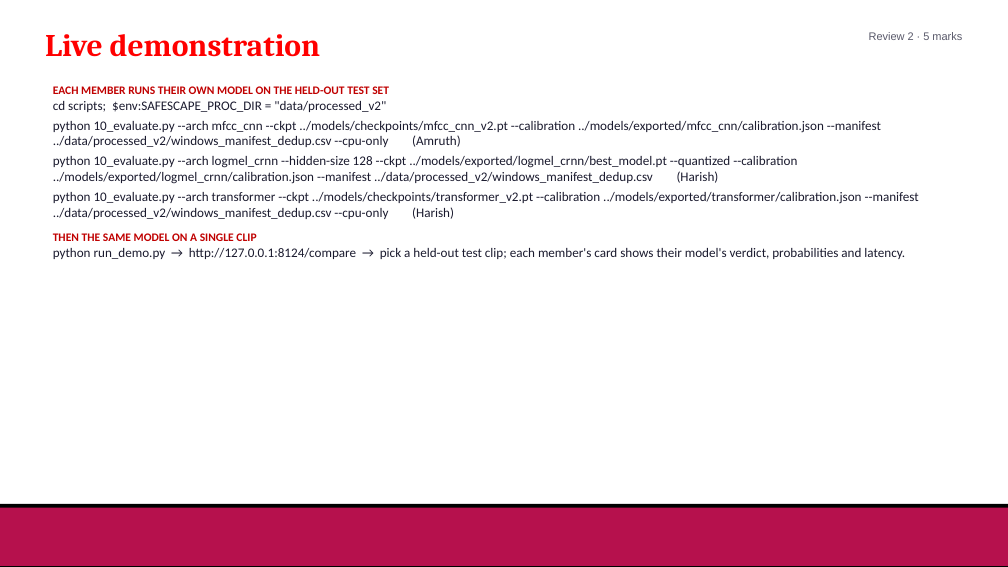
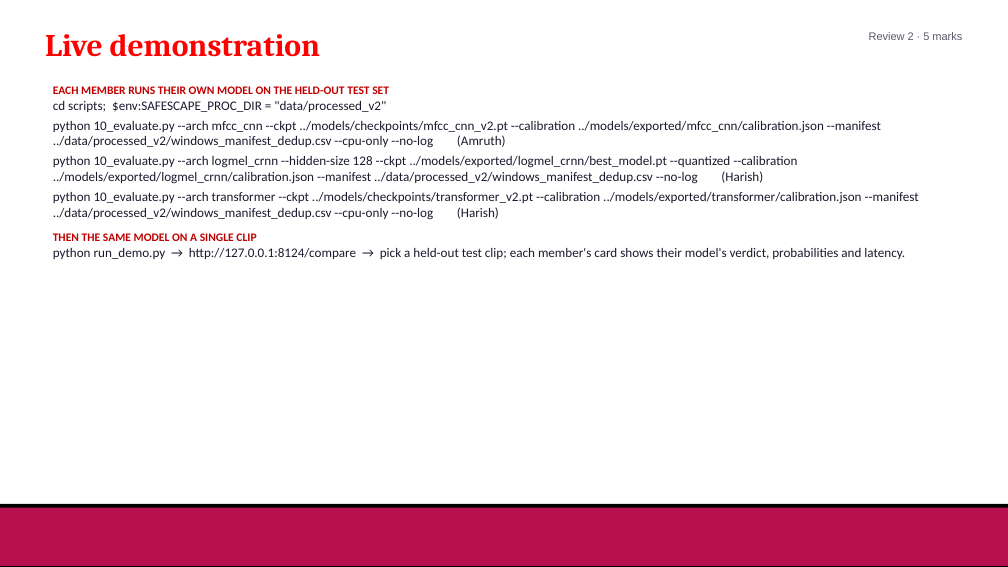
Before and after one commit to Hash-486/SafeScape, a slide deck: slide 12 of docs/Review2/SafeScape_Review2.pptx. Drawn at 1008x567 pixels with LibreOffice and Linux fonts; fonts in the diff are those of the drawing; background and template pictures are left out. Boxes give left, top, right and bottom in pixels: in the first picture for what was removed or moved away, otherwise in the second. Text is boxed around its words. In the diff, an @@ line names an element or a change of style, - is before the commit and + after.

```diff
--- a/docs/Review2/SafeScape_Review2.pptx
+++ b/docs/Review2/SafeScape_Review2.pptx
@@ text at (x1=53, y1=121, x2=919, y2=220): text changed @@
-python 10_evaluate.py --arch mfcc_cnn --ckpt ../models/checkpoints/mfcc_cnn_v2.pt --calibration ../models/exported/mfcc_cnn/calibration.json --manifest ../data/processed_v2/windows_manifest_dedup.csv --cpu-only (Amruth)
-python 10_evaluate.py --arch logmel_crnn --hidden-size 128 --ckpt ../models/exported/logmel_crnn/best_model.pt --quantized --calibration ../models/exported/logmel_crnn/calibration.json --manifest ../data/processed_v2/windows_manifest_dedup.csv (Harish)
-python 10_evaluate.py --arch transformer --ckpt ../models/checkpoints/transformer_v2.pt --calibration ../models/exported/transformer/calibration.json --manifest ../data/processed_v2/windows_manifest_dedup.csv --cpu-only (Harish)
+python 10_evaluate.py --arch mfcc_cnn --ckpt ../models/checkpoints/mfcc_cnn_v2.pt --calibration ../models/exported/mfcc_cnn/calibration.json --manifest ../data/processed_v2/windows_manifest_dedup.csv --cpu-only --no-log (Amruth)
+python 10_evaluate.py --arch logmel_crnn --hidden-size 128 --ckpt ../models/exported/logmel_crnn/best_model.pt --quantized --calibration ../models/exported/logmel_crnn/calibration.json --manifest ../data/processed_v2/windows_manifest_dedup.csv --no-log (Harish)
+python 10_evaluate.py --arch transformer --ckpt ../models/checkpoints/transformer_v2.pt --calibration ../models/exported/transformer/calibration.json --manifest ../data/processed_v2/windows_manifest_dedup.csv --cpu-only --no-log (Harish)
```
Also in this commit, not shown: 1 other slide changed, 7 other files.
